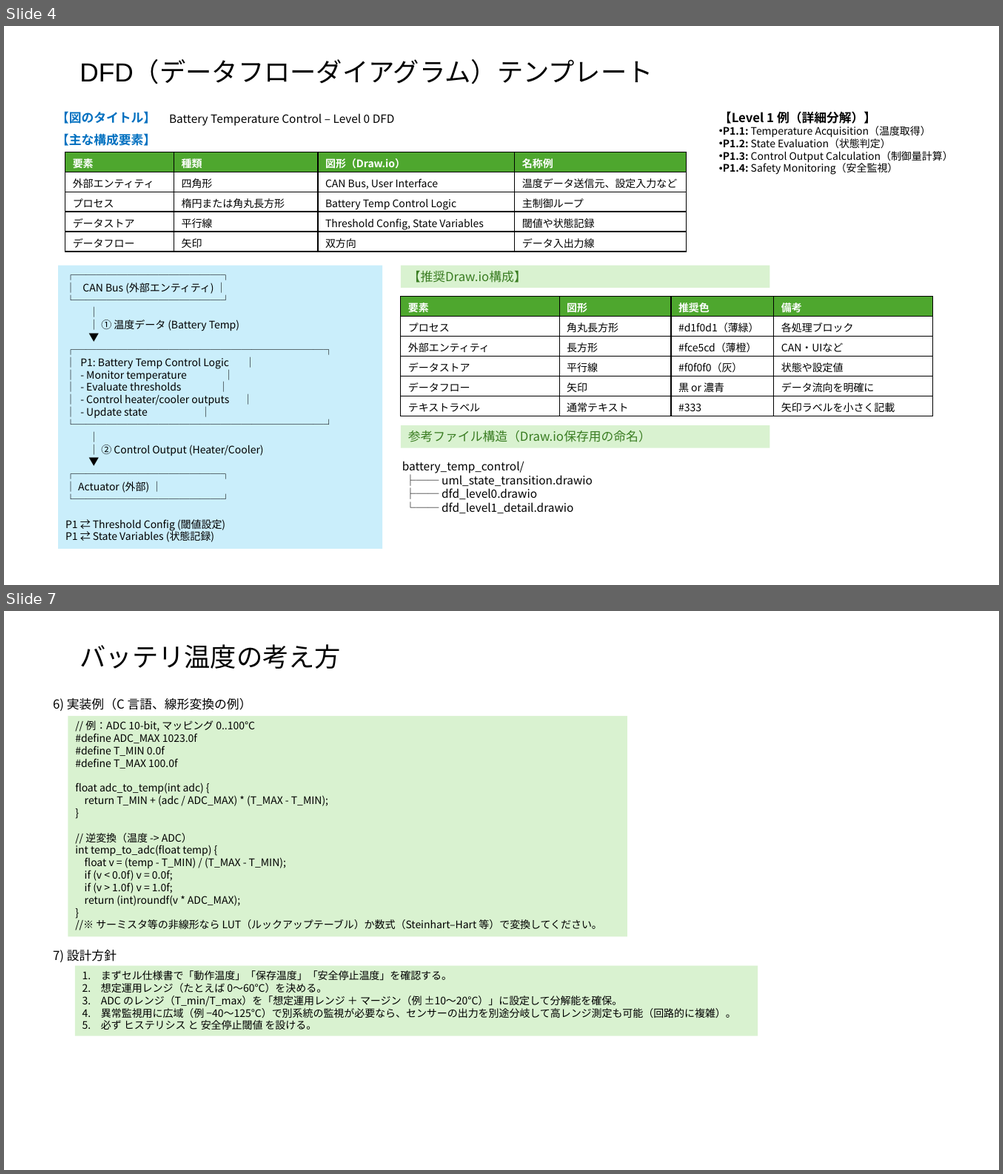
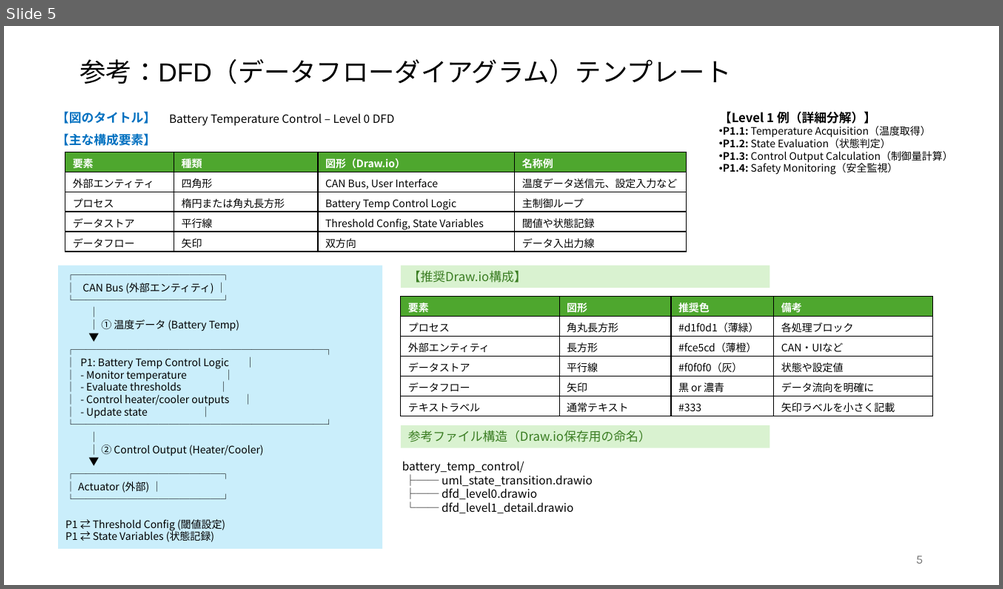
Before and after one commit to KazYag/nyaTraining-python-project, a slide deck: Specification/基本仕様.pptx. Shown one above the other, each under a label of ours: slides 4 and 7 before the commit, slide 5 after it; the slides between them are not shown. The pictures are 1003x1174 and 1003x589 pixels, drawn with LibreOffice and Linux fonts; fonts in the diff are those of the drawing. Boxes give left, top, right and bottom in pixels: in the first picture for what was removed or moved away, otherwise in the second. Text is boxed around its words. In the diff, an @@ line names an element or a change of style, - is before the commit and + after.

Commit message:
余計なページの削除、DFD追加、状態遷移図追加

```diff
--- a/Specification/基本仕様.pptx
+++ b/Specification/基本仕様.pptx
@@ slide 7 removed at (4, 611, 999, 1170), background #FFFFFF @@
@@ title removed at (79, 644, 341, 669) @@
-バッテリ温度の考え方
@@ text removed at (53, 698, 252, 711) @@
-6) 実装例（C 言語、線形変換の例）
@@ rectangle removed at (68, 716, 627, 937) @@
-// 例：ADC 10-bit, マッピング 0..100°C
-#define ADC_MAX 1023.0f
-#define T_MIN 0.0f
-#define T_MAX 100.0f
-float adc_to_temp(int adc) {
-return T_MIN + (adc / ADC_MAX) * (T_MAX - T_MIN);
-}
-// 逆変換（温度 -> ADC）
-int temp_to_adc(float temp) {
-float v = (temp - T_MIN) / (T_MAX - T_MIN);
-if (v < 0.0f) v = 0.0f;
-if (v > 1.0f) v = 1.0f;
-return (int)roundf(v * ADC_MAX);
-}
-//※ サーミスタ等の非線形なら LUT（ルックアップテーブル）か数式（Steinhart–Hart 等）で変換してください。
@@ text removed at (53, 950, 116, 963) @@
-7) 設計方針
@@ rectangle removed at (75, 966, 757, 1037) @@
-1. まずセル仕様書で「動作温度」「保存温度」「安全停止温度」を確認する。
-2. 想定運用レンジ（たとえば 0〜60°C）を決める。
-3. ADC のレンジ（T_min/T_max）を「想定運用レンジ ＋ マージン（例 ±10〜20°C）」に設定して分解能を確保。
-4. 異常監視用に広域（例 −40〜125°C）で別系統の監視が必要なら、センサーの出力を別途分岐して高レンジ測定も可能（回路的に複雑）。
-5. 必ず ヒステリシス と 安全停止閾値 を設ける。
@@ what was slide 4 is now slide 5 @@
@@ slide 5 changed as well @@
@@ title at (79, 59, 731, 84): text changed @@
-DFD（データフローダイアグラム）テンプレート
+参考：DFD（データフローダイアグラム）テンプレート
@@ page number added at (916, 556, 922, 564), 12 pt, text #797979 @@
+5
```
Also in this commit, not shown: 3 other slides changed, 1 slide added, 2 other slides removed, 4 other files.
